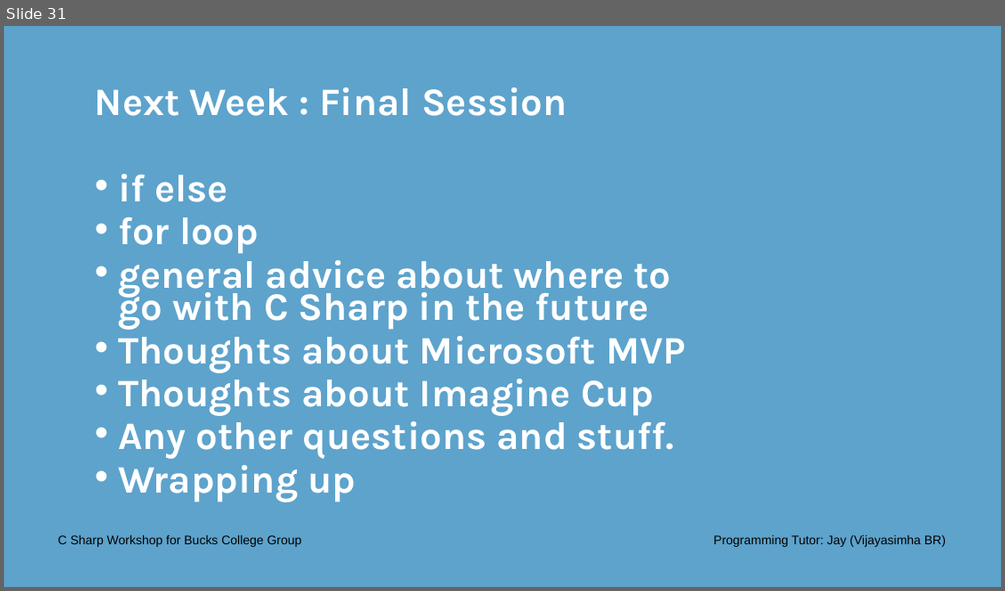
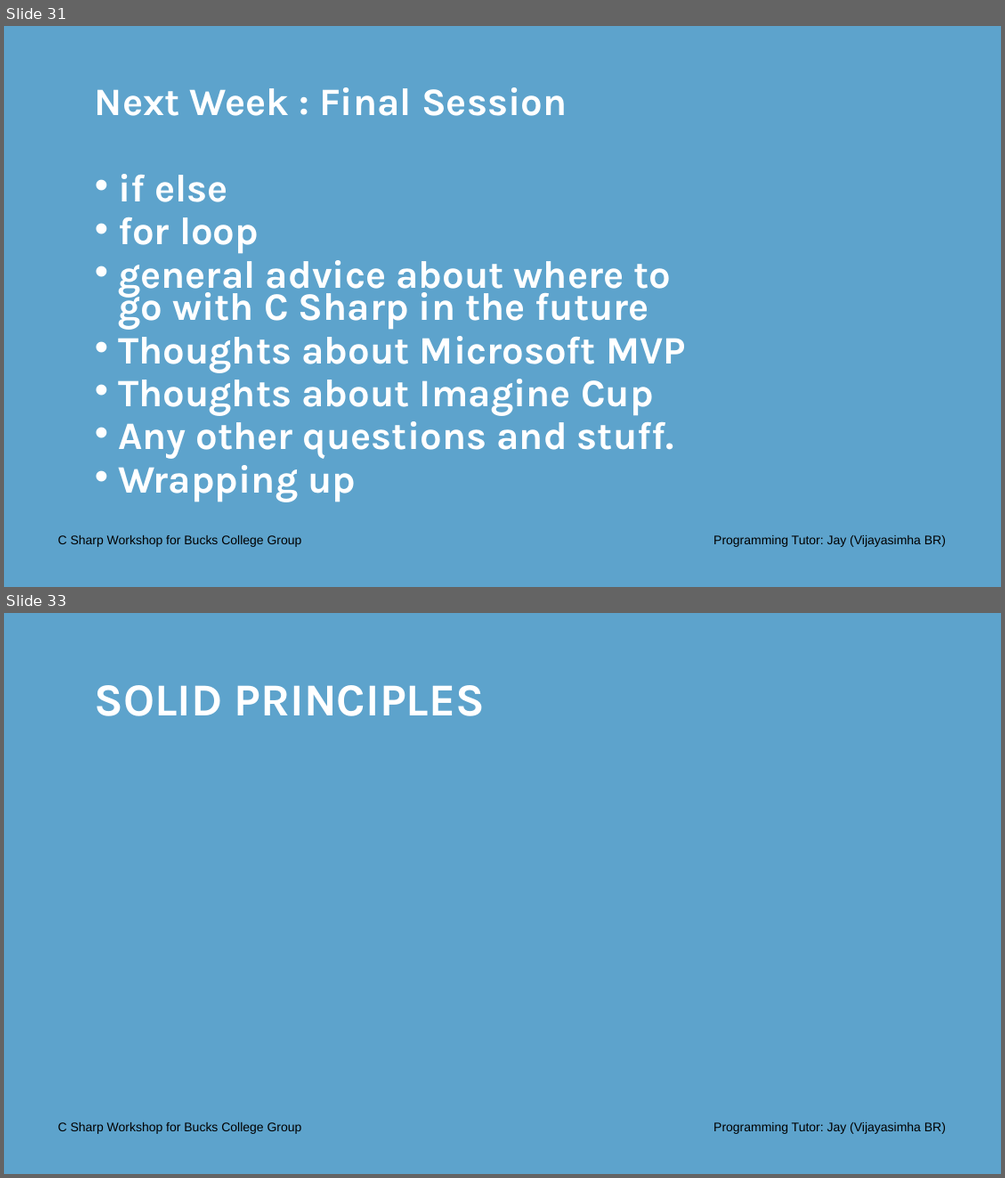
Before and after one commit to Jay-study-nildana/CSharpWorkShopforBucksCollegeGroup, a slide deck: PresentationPPTPDFS/Day 3 Onwards - C Sharp Workshop Bucks College Group.pptx. Shown one above the other, each under a label of ours: slide 31 before the commit, slides 31 and 33 after it; the slides between them are not shown. The pictures are 1005x591 and 1005x1178 pixels, drawn with LibreOffice and Linux fonts; fonts in the diff are those of the drawing; background and template pictures are left out. Boxes give left, top, right and bottom in pixels: in the first picture for what was removed or moved away, otherwise in the second. Text is boxed around its words. In the diff, an @@ line names an element or a change of style, - is before the commit and + after.

Commit message:
workshop completed
workshop completed

thank you and good night

```diff
--- a/PresentationPPTPDFS/Day 3 Onwards - C Sharp Workshop Bucks College Group.pptx
+++ b/PresentationPPTPDFS/Day 3 Onwards - C Sharp Workshop Bucks College Group.pptx
@@ slide 33 added at bbox=[4, 613, 1001, 1174], background #5DA3CC @@
@@ text added at bbox=[95, 685, 485, 716], 44 pt, text #FFFFFF, bold @@
+SOLID PRINCIPLES
@@ text added at bbox=[58, 1122, 302, 1134], 12 pt, text #000000 @@
+C Sharp Workshop for Bucks College Group
@@ text added at bbox=[713, 1122, 946, 1134], 12 pt, text #000000 @@
+Programming Tutor: Jay (Vijayasimha BR)
```
Also in this commit, not shown: 3 other slides added, 1 other file.
